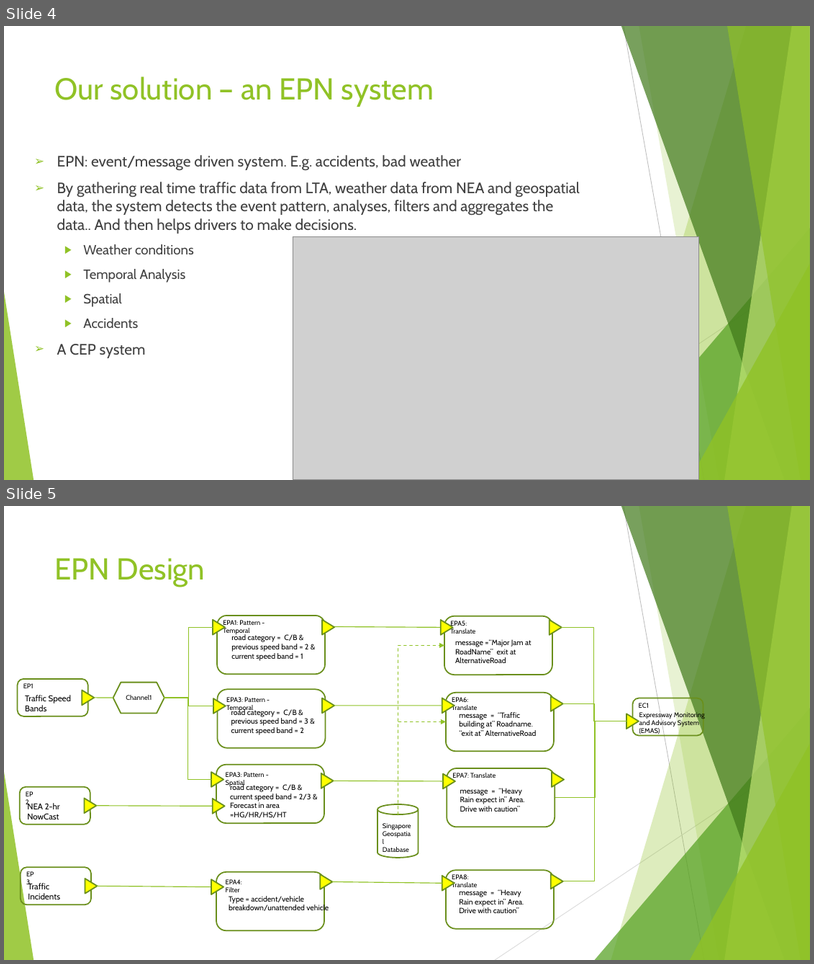
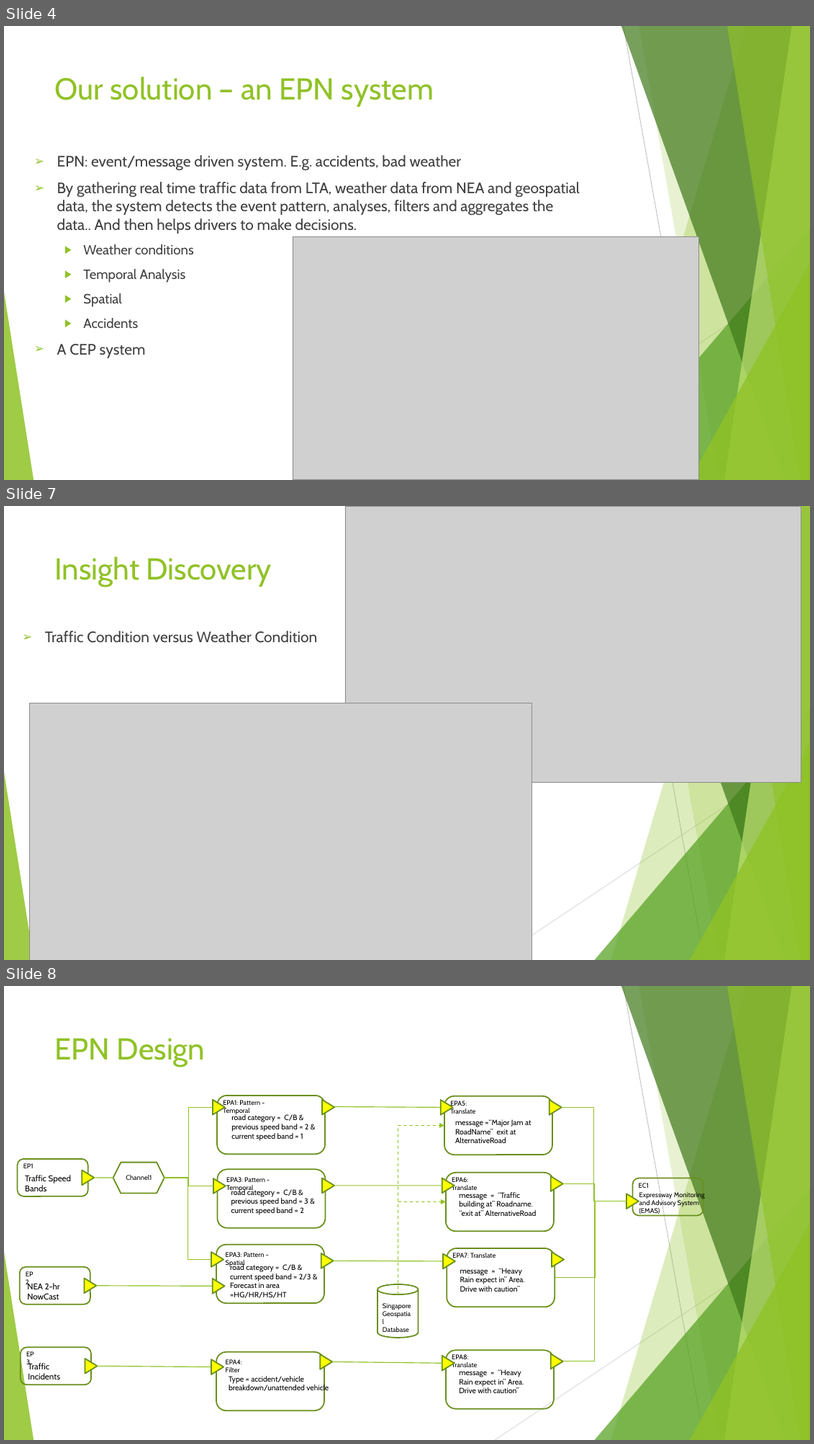
Before and after one commit to arynchoong/MTech-KE-SMID, a slide deck: reports/Traffic Jam Preventer System.pptx. Shown one above the other, each under a label of ours: slides 4 and 5 before the commit, slides 4, 7 and 8 after it; the slides between them are not shown. The pictures are 814x964 and 814x1444 pixels, drawn with LibreOffice and Linux fonts; fonts in the diff are those of the drawing; grey boxes stand for pictures. Boxes give left, top, right and bottom in pixels: in the first picture for what was removed or moved away, otherwise in the second. Text is boxed around its words. In the diff, an @@ line names an element or a change of style, - is before the commit and + after.

Commit message:
Tableau screenshots added

```diff
--- a/reports/Traffic Jam Preventer System.pptx
+++ b/reports/Traffic Jam Preventer System.pptx
@@ slide 7 added at box(4, 506, 810, 960), background #FFFFFF; not listed: 10 template elements that a slide beside it also shows @@
@@ picture added at box(345, 506, 802, 782) @@
@@ title added at box(55, 556, 272, 587), 36 pt, text #90C226 @@
+Insight Discovery
@@ text added at box(45, 631, 318, 643), 18 pt, text #404040 @@
+➢ Traffic Condition versus Weather Condition
@@ picture added at box(29, 703, 532, 960) @@
@@ what was slide 5 is now slide 8 @@
```
Also in this commit, not shown: 2 slides changed, 2 other slides added.
